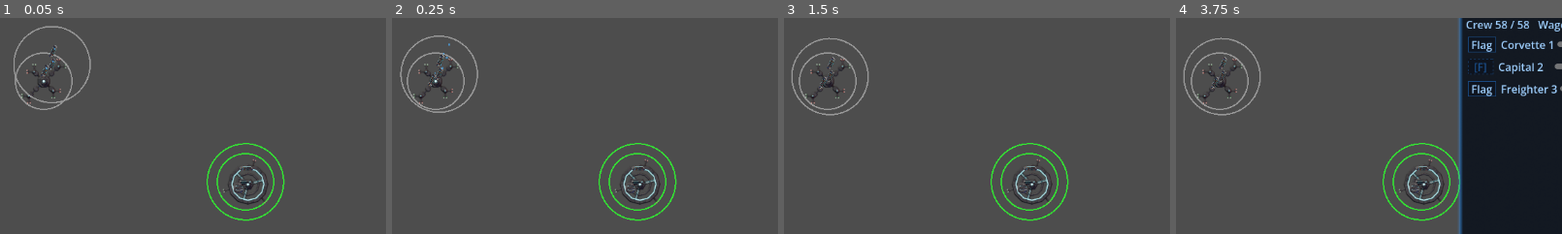
Above: before the commit, frames 1-4 (left to right).
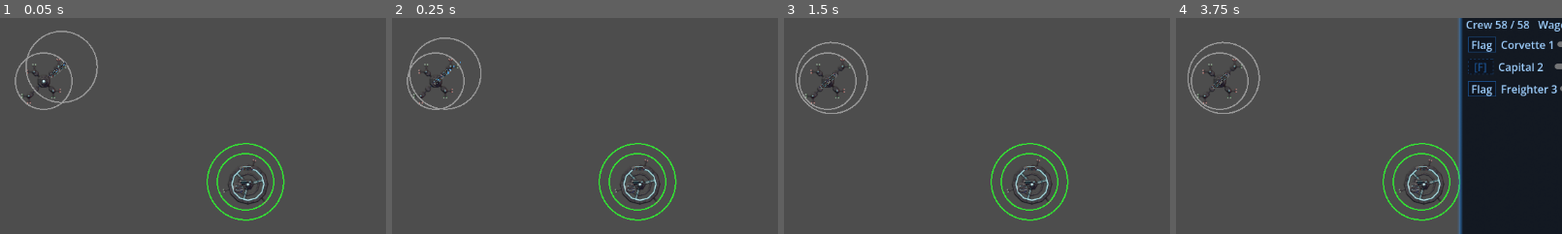
Above: after the commit, the same moments.

Repository: darthlemi/SpaceGame
Game: Godot game, scene res://scenes/campaign/campaign_scene.tscn
The game is run twice, just before and just after one commit, with the same random seed, the same clock (stepped at 60 frames per second) and the same inputs.
Inputs:
- Up to frame 1 (0.05 s): no input
- Up to frame 2 (0.25 s): no input
- Up to frame 3 (1.5 s): click "||" at 0.5 s; click "1x" at 1.25 s
- Up to frame 4 (3.75 s): click "3x" at 2 s; click "5x" at 2.75 s; click "Fleet" at 3.5 s
The pictures show only the part of the screen within x 20-70%, y 24-74%; the shares and areas given below are measured in that part.

The runs differ from the first frame. In frame 1, 1.0% of the frame differs, in the area x 3-26%, y 3-40%; in frame 2, 1.0%; in frame 3, 0.9%; in frame 4, 0.9%.

Commit message:
Balance NPC supply for larger fleets; record probe results
Co-Authored-By: Claude Sonnet 5.5 <noreply@anthropic.com>

Diff:
--- a/data/galaxy.json
+++ b/data/galaxy.json
@@ -28,7 +28,7 @@
     },
     "refinery": {
       "kind": "REFINERY",
-      "produces": {"FUEL": 3.0},
+      "produces": {"FUEL": 6.0},
       "consumes": {},
       "housing": 800.0
     },
--- a/tests/perf_galaxy.gd
+++ b/tests/perf_galaxy.gd
@@ -37,7 +37,10 @@
 	for _i in WARMUP_FRAMES:
 		await process_frame
 	paused = false
-	print("perf_galaxy: headless=%s fleets=%d systems=%d" % [DisplayServer.get_name() == "headless", campaign_state.enemy_fleets.size(), campaign_state.galaxy.systems.size()])
+	var ships := 0
+	for fleet in campaign_state.enemy_fleets:
+		ships += fleet.ship_compositions.size()
+	print("perf_galaxy: headless=%s fleets=%d ships=%d systems=%d" % [DisplayServer.get_name() == "headless", campaign_state.enemy_fleets.size(), ships, campaign_state.galaxy.systems.size()])
 	for speed in SPEEDS:
 		Engine.time_scale = speed
 		var samples := await _measure(FRAMES_PER_SPEED)
--- /dev/null
+++ b/tests/probe_galaxy.gd
@@ -0,0 +1,132 @@
+extends SceneTree
+
+# Manual long-run probe of the AI galaxy (not in the suite): runs the real campaign scene on
+# new_game() and reports jump rate, stranded fleets, fleets dry at home, station slot loss,
+# NPC-vs-NPC skirmishes and the NPC ship count. Run non-interactively with:
+#   Start-Process -FilePath $godot -ArgumentList '--headless','--path','.','--script','res://tests/probe_galaxy.gd','--','--seed=7','--dur=3600' -RedirectStandardOutput probe_output.txt -Wait -NoNewWindow
+# Options (after --): --dur=<seconds, default 3600>, --seed=<int, default 7>, --free-fuel (isolates
+# supply: tops every NPC fleet up each step), --verbose (prints a line per sample and per-station detail).
+# Baseline before the fleet-scale work: ~1.33 jumps/s, 0 stranded, 0-4 dry at home, no slot loss.
+
+const SAMPLE_EVERY := 120.0
+const STEP := 1.0 / 60.0
+const STEPS_PER_FRAME := 300
+
+var _duration: float = 3600.0
+var _seed: int = 7
+var _skirmishes: int = 0
+
+func _initialize() -> void:
+	_run()
+
+func _run() -> void:
+	# Autoloads register after the first frame.
+	await process_frame
+	var args := OS.get_cmdline_user_args()
+	var verbose := args.has("--verbose")
+	var free_fuel := args.has("--free-fuel")
+	for arg in args:
+		if arg.begins_with("--dur="):
+			_duration = float(arg.substr(6))
+		elif arg.begins_with("--seed="):
+			_seed = int(arg.substr(7))
+	var campaign_state = root.get_node("/root/CampaignState")
+	campaign_state.reset()
+	campaign_state.rng.seed = _seed
+	campaign_state.new_game()
+	var jumps := [0]
+	campaign_state.fleet_jumped.connect(func(fleet, _from): if fleet != campaign_state.player_fleet: jumps[0] += 1)
+	campaign_state.skirmish_resolved.connect(func(_winner, _loser): _skirmishes += 1)
+	var scene: Node2D = load("res://scenes/campaign/campaign_scene.tscn").instantiate()
+	root.add_child(scene)
+	await process_frame
+	paused = false
+	var start_ships := _ship_count(campaign_state)
+	print("probe_galaxy: seed=%d dur=%.0f fleets=%d ships=%d" % [_seed, _duration, campaign_state.enemy_fleets.size(), start_ships])
+	var icons := _live_icons(scene)
+	var first_loss := {}
+	var peak_stranded := 0
+	var peak_dry := 0
+	var steps := int(_duration / STEP)
+	var next_sample := 0.0
+	var elapsed := 0.0
+	var wall_start := Time.get_ticks_msec()
+	for step in steps:
+		if step > 0 and step % STEPS_PER_FRAME == 0:
+			await physics_frame
+			paused = false
+			icons = _live_icons(scene)
+		if free_fuel:
+			_top_up_fuel(campaign_state)
+		scene._physics_process(STEP)
+		if step % 300 == 0:
+			for station in campaign_state.galaxy.stations:
+				if station.economy.slots.size() < 2 and not first_loss.has(station.id):
+					first_loss[station.id] = int(elapsed)
+		for icon in icons:
+			icon._physics_process(STEP)
+		elapsed += STEP
+		if elapsed >= next_sample:
+			var counts := _fleet_counts(campaign_state)
+			peak_stranded = maxi(peak_stranded, counts.stranded)
+			peak_dry = maxi(peak_dry, counts.dry_home)
+			if verbose:
+				print("[t=%5.0f] fleets=%d ships=%d jumps=%d skirmishes=%d away=%d stranded=%d dry_at_home=%d" % [elapsed, campaign_state.enemy_fleets.size(), _ship_count(campaign_state), jumps[0], _skirmishes, counts.away, counts.stranded, counts.dry_home])
+			next_sample += SAMPLE_EVERY
+	var counts := _fleet_counts(campaign_state)
+	var hours := elapsed / 3600.0
+	print("RESULT seed=%d t=%.0f jumps/s=%.2f stranded=%d (peak %d) dry_at_home=%d (peak %d) slot_loss=%s skirmishes=%d (%.1f/h) ships=%d -> %d (%.0f%%) fleets=%d" % [_seed, elapsed, jumps[0] / elapsed, counts.stranded, peak_stranded, counts.dry_home, peak_dry, str(first_loss), _skirmishes, _skirmishes / hours, start_ships, _ship_count(campaign_state), 100.0 * _ship_count(campaign_state) / maxf(1.0, start_ships), campaign_state.enemy_fleets.size()])
+	if verbose:
+		print("wall time %.1f s" % ((Time.get_ticks_msec() - wall_start) / 1000.0))
+		_print_station_detail(campaign_state)
+	quit()
+
+# Fleets away from home that cannot afford the way back, and fleets at home that cannot afford 2 jumps.
+func _fleet_counts(campaign_state) -> Dictionary:
+	var away := 0
+	var dry_home := 0
+	var stranded := 0
+	for fleet in campaign_state.enemy_fleets:
+		var home = campaign_state.galaxy.station(fleet.home_station_id)
+		if home == null:
+			continue
+		var cost: float = JumpRules.jump_cost(fleet)
+		if fleet.system_id != home.system_id:
+			away += 1
+			var distance: int = campaign_state.galaxy.jump_distance(fleet.system_id, home.system_id)
+			if fleet.fuel_amount() < cost * distance - 0.001:
+				stranded += 1
+		elif fleet.fuel_amount() < cost * 2 - 0.001:
+			dry_home += 1
+	return {"away": away, "dry_home": dry_home, "stranded": stranded}
+
+func _live_icons(scene) -> Array:
+	var icons: Array = [scene.player_icon]
+	for icon in scene.enemy_icons:
+		if icon != null and is_instance_valid(icon) and not icon.is_queued_for_deletion():
+			icons.append(icon)
+	return icons
+
+func _print_station_detail(campaign_state) -> void:
+	for station in campaign_state.galaxy.stations:
+		var economy: BaseEconomy = station.economy
+		var parts: Array = []
+		for commodity in Commodity.Type.values():
+			parts.append("%s=%.0f" % [Commodity.Type.keys()[commodity], economy.stock.get(commodity, 0.0)])
+		var home_fleets := 0
+		for fleet in campaign_state.enemy_fleets:
+			if fleet.home_station_id == station.id:
+				home_fleets += 1
+		print("  %s [%s] slots=%d pop=%.0f fleets=%d %s" % [station.id, station.system_id, economy.slots.size(), economy.population, home_fleets, " ".join(parts)])
+
+func _ship_count(campaign_state) -> int:
+	var total := 0
+	for fleet in campaign_state.enemy_fleets:
+		total += fleet.ship_compositions.size()
+	return total
+
+func _top_up_fuel(campaign_state) -> void:
+	for fleet in campaign_state.enemy_fleets:
+		var wanted: float = campaign_state.NPC_FUEL_TARGET_JUMPS * JumpRules.jump_cost(fleet)
+		if fleet.fuel_amount() < wanted:
+			fleet.cargo[Commodity.Type.FUEL] = wanted
Not shown, added: tests/probe_galaxy.gd.uid
Not shown, changed: carry_forward.md
